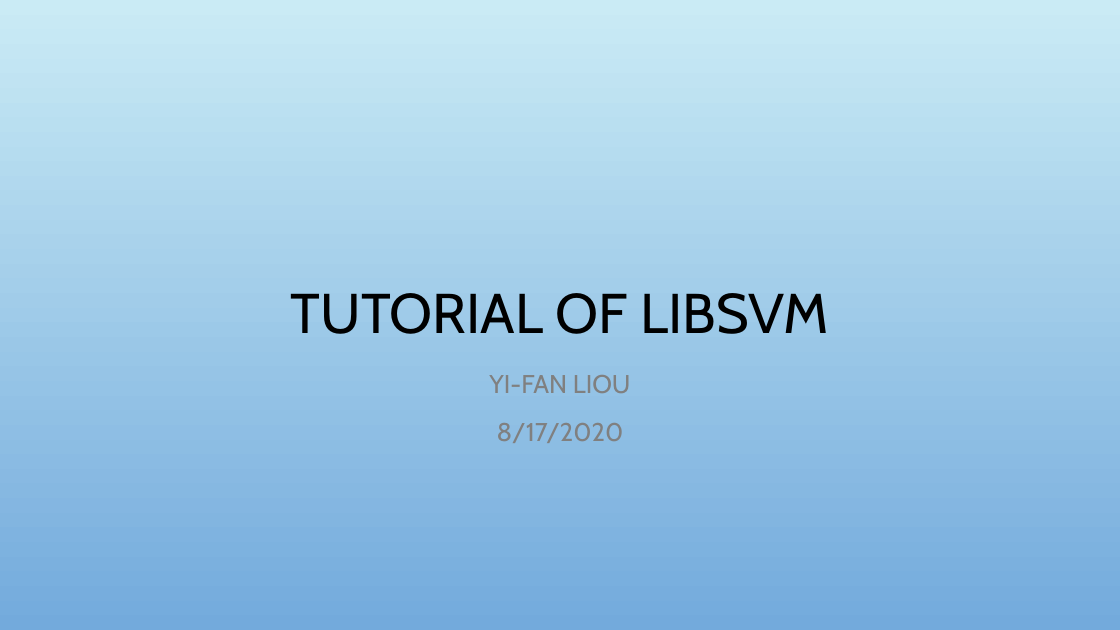
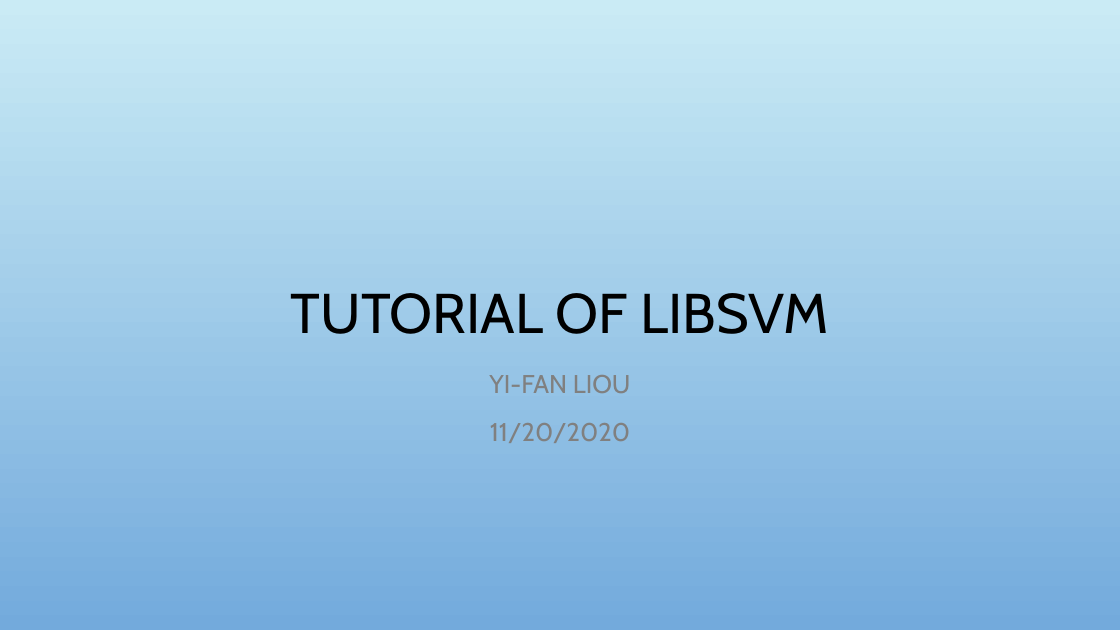
Before and after one commit to markliou/slides_sharing, a slide deck: slide 1 of tutorials/Tensorflow-TBO/TutorialLibsvm.pptx. Drawn at 1120x630 pixels with LibreOffice and Linux fonts; fonts in the diff are those of the drawing; background and template pictures are left out. Boxes give left, top, right and bottom in pixels: in the first picture for what was removed or moved away, otherwise in the second. Text is boxed around its words. In the diff, an @@ line names an element or a change of style, - is before the commit and + after.

```diff
--- a/tutorials/Tensorflow-TBO/TutorialLibsvm.pptx
+++ b/tutorials/Tensorflow-TBO/TutorialLibsvm.pptx
@@ subtitle at (490,423,630,443): text changed @@
-8/17/2020
+11/20/2020
```
Also in this commit, not shown: 4 other slides changed.
